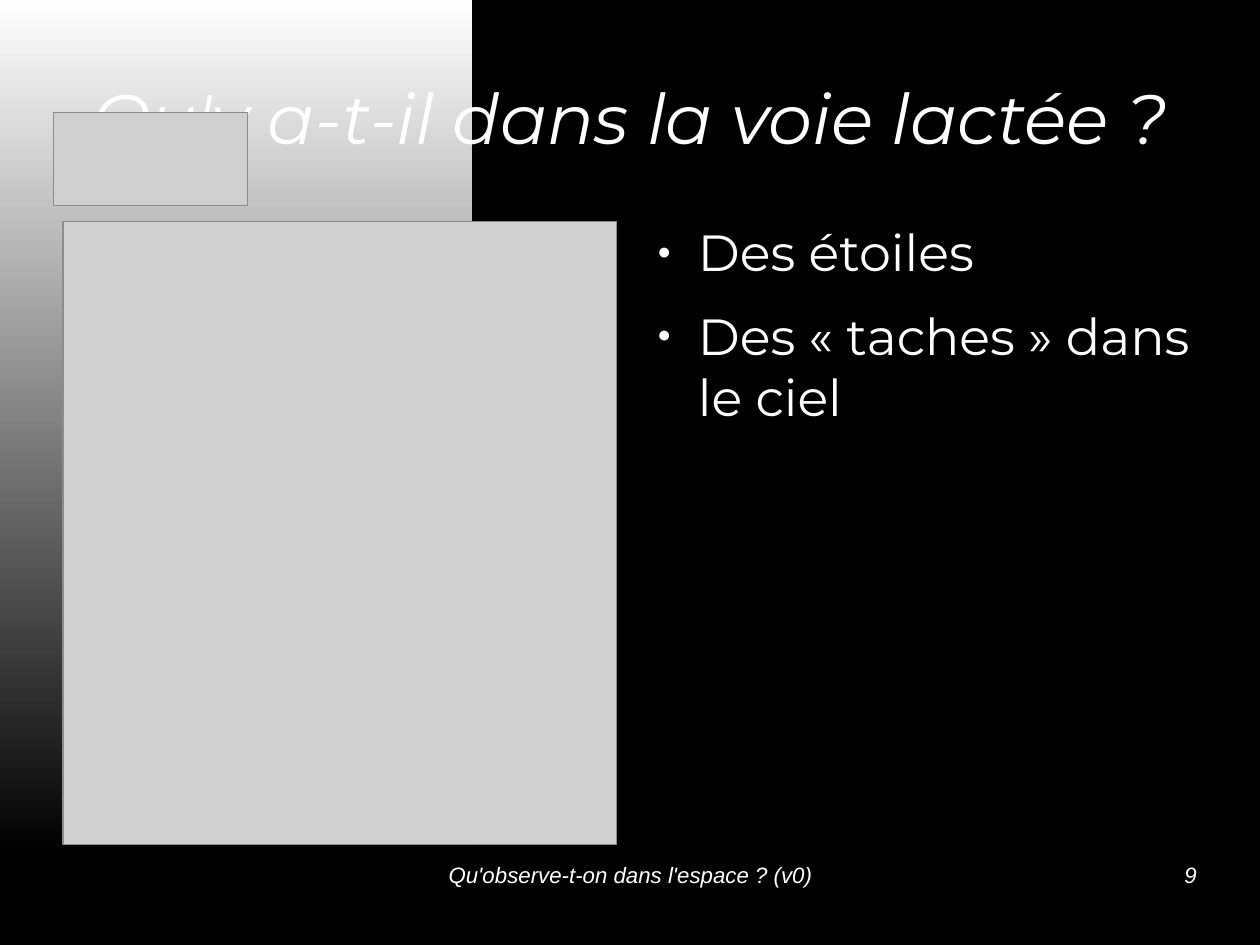
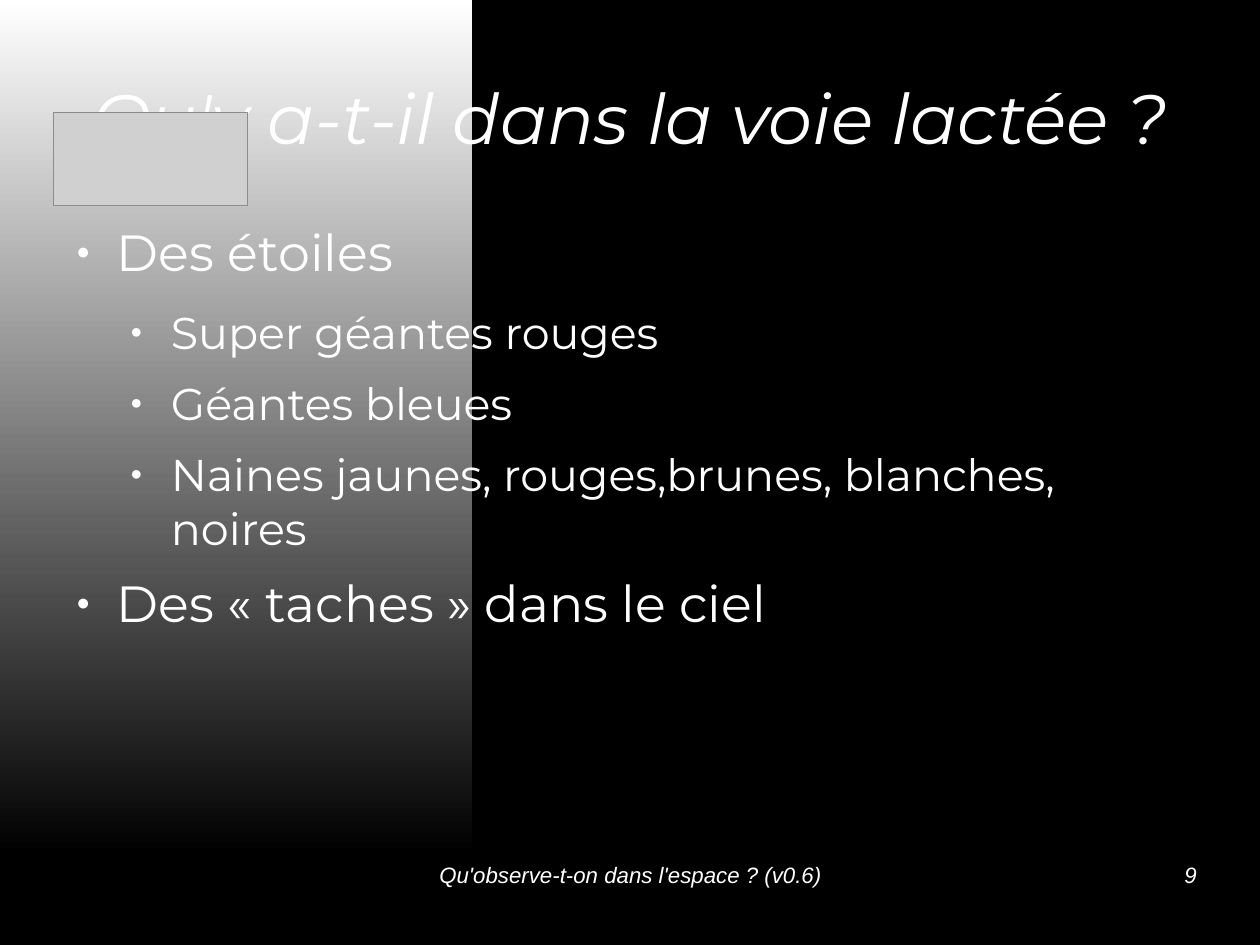
Before and after one commit to jcarnu/qf-astro, a slide deck: slide 9 of Ressources/Presentations/Qu_observe-t-on_dans_l_espace.odp. Drawn at 1260x945 pixels with LibreOffice and Linux fonts; fonts in the diff are those of the drawing; grey boxes stand for pictures; background and template pictures are left out. Boxes give left, top, right and bottom in pixels: in the first picture for what was removed or moved away, otherwise in the second. Text is boxed around its words. In the diff, an @@ line names an element or a change of style, - is before the commit and + after.

Commit message:
Ajout des galaxies, amas, étoiles (texte uniquement) amas et crédits

```diff
--- a/Ressources/Presentations/Qu_observe-t-on_dans_l_espace.odp
+++ b/Ressources/Presentations/Qu_observe-t-on_dans_l_espace.odp
@@ text "Des étoiles": place and size @@
-text "Des étoiles" at [698, 233, 1190, 417]
+text "Des étoiles" at [117, 233, 1055, 623]
@@ picture removed at [63, 221, 616, 845] @@
@@ text at [171, 306, 1055, 545]: paragraphs added @@
+  ● Super géantes rouges
+  ● Géantes bleues
+  ● Naines jaunes, rouges,brunes, blanches, noires
@@ text at [439, 867, 821, 888]: text changed @@
-Qu'observe-t-on dans l'espace ? (v0)
+Qu'observe-t-on dans l'espace ? (v0.6)
```
Also in this commit, not shown: 13 other slides changed, 1 slide added.
